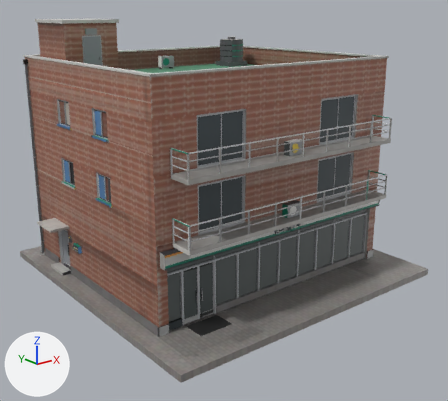
Before and after pictures for a commit that changed the FBX model cs2_ilsan/CS2Assets/IlsanShop01/IlsanShop01.fbx.
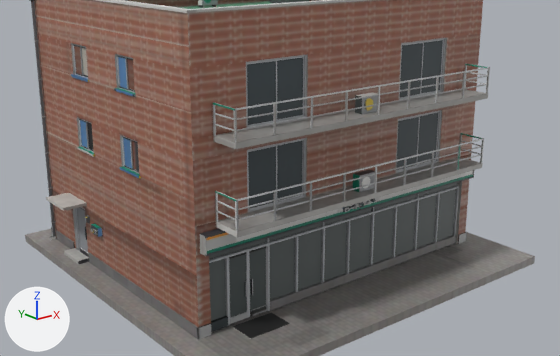
There are two pictures of each version: one whole from a camera (50 mm lens) standing at (-19.4, -24.9, 13.3) and looking at (-0.2, -0.9, 3.7), one close up from a camera (50 mm lens) standing at (-19.5, -25.0, 13.0) and looking at (-2.9, -4.3, 4.7). The lights are fixed; the arrows at lower left show +X, +Y and +Z. The older version's two pictures come first. Where no turn or scale is listed for an object, it has been applied to the vertices.

Names of what the first close-up shows: 'IlsanShop01'.
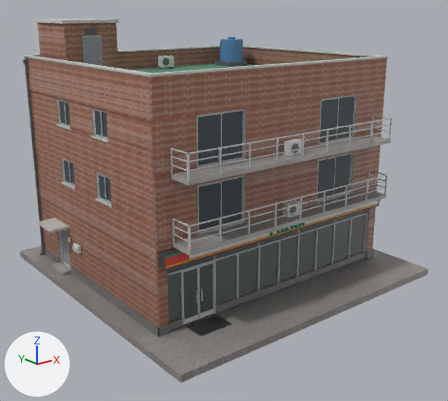
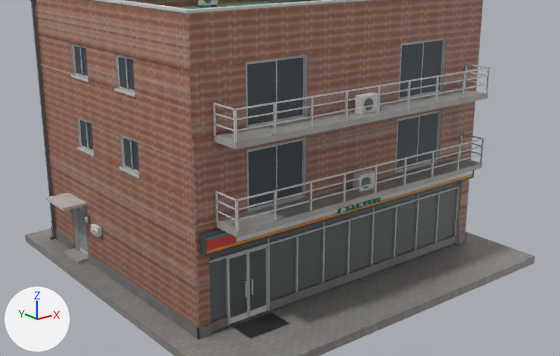
Pixel boxes [x1, y1, x2, y2] of what changed, in the close-ups (560 x 356 px):
part 1 of me_ilsanshop01, reshaped
    before: [343, 199, 376, 212]
    after: [343, 197, 381, 211]
part 2 of me_ilsanshop01, added
    after: [206, 234, 237, 251]
part 3 of me_ilsanshop01, surface changed
    both: [29, 0, 490, 356]

What the commit changed:
me_ilsanshop01 is used by ob_ilsanshop01; location (0.0, 0.0, 0.0).
me_ilsanshop01 had 6412 vertices, 10047 faces and spanned x -8.0..7.9, y -7.9..7.9, z -0.3..12.6.
me_ilsanshop01 now has 5602 vertices, 8830 faces and spans x -8.0..7.9, y -7.9..7.9, z -0.3..12.6.
me_ilsanshop01 part 1: 172 vertices moved from x -0.8..0.8, y -5.4..-5.3, z 3.3..3.6 to x -0.7..1.1, y -5.4..-5.3, z 3.2..3.6; 1142 vertices removed from x -0.8..0.8, y -5.4..-5.3, z 3.3..3.6; 290 vertices added at x -0.8..1.1, y -5.4..-5.3, z 3.2..3.6.
me_ilsanshop01 part 2: 4 vertices added at x -5.6, y -5.3, z 3.3..3.6.
me_ilsanshop01 part 3: 7315 kept faces spanning x -8.0..7.9, y -7.9..7.9, z -0.3..12.6 get new texture (UV) coordinates.
Other edits to the shape of me_ilsanshop01 do not show in these pictures.
